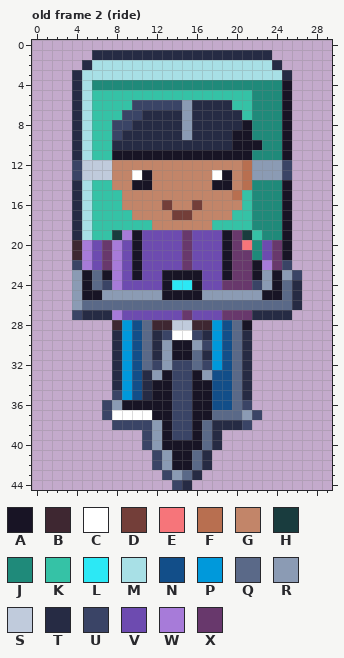
Two versions of one pixel-art file, art/hood-people/delivery-cyclist@62.aseprite. This is how it looked before the edit.
30x45 pixels, 4 frames. Shown: old frame 2 (ride). The commit also changed other frames, which this record leaves out.
Palette (. is transparent): A #181425  B #3e2731  C #ffffff  D #733e39  E #f6757a  F #b86f50  G #c28569  H #193c3e  J #1f8a7a  K #35c2a6  L #2ce8f5  M #a8e0e6  N #124e89  P #0099db  Q #5a6988  R #8b9bb4  S #c0cbdc  T #262b44  U #3a4466  V #6d4bb0  W #a77bd9  X #68386c
Pixels before, old frame 2 (ride), first column x 4:
 1 ..TTTTTTTTTTTTTTTTTT...
 2 .TMMMMMMMMMMMMMMMMMMT..
 3 TMMMMMMMMMMMMMMMMMMMMT.
 4 TMJJJJJJJJJJJJJJJJJJJA.
 5 TMKKKKKKKKKKKKKKKKJJJA.
 6 TMKKKKUUUUURTTTTKKJJJA.
 7 TMKKKUUTTTTRTTTTTKJJJA.
 8 TMKKUUTTTTTRTTTTTAJJJA.
 9 TMKKUTTTTTTRTTTTAAJJJA.
10 TMKKTTTTTTTTTTTTAAAJJA.
11 TMKKAAAAAAAAAAAAAAJJJA.
12 USSSGGGGGGGGGGGGGFRRRU.
13 USSSGGCAGGGGGGCAGFRRRU.
14 TMKKGGAAGGGGGGAAGFJJJA.
15 TMKKKGGGGGGGGGGGFKJJJA.
16 TMKKKGGGGDGGDGGGGKJJJA.
17 TMKKKKGGGGDDGGGGKKJJJA.
18 TMKKKKKKGGGGGGKKKKJJJA.
19 TMKKHWAVVVVXVVVAXHKJJA.
20 BWVXWVAVVVVXVVVAXEJVXA.
21 BWVXWVAVVVVXVVVAXXJVXA.
22 UWVXWVAVVVVXVVVAXXAWXU.
23 RAQAWVAVVAAAAVVAXXARARU
24 RAQUWVVVVALLAVVXXXURAQT
25 RAARRRRRRAAAARRRRRRAAQT
26 RQQQQQQQQQQQQQQQQQQQQQT
27 UTTTWVVVVVVXVVVXXXTTTT.
28 ....BPNQBBSSBBPNQA.....
29 ....TPNQTUCCUTPNQT.....
30 ....TPNQTRAARUPNQT.....
31 ....TPNQTRAAQTPNQT.....
32 ....TPNQURUUQUPNQT.....
33 ....TPNTRAUUARNNQT.....
34 ....TPNTAAUUAANNQT.....
35 ....UPNTAAUUAANNQT.....
36 ...URAAAAAUUAANNQU.....
37 ...UCCCCAAUUAAQQQRU....
38 ....UUUURAUUAQTTTU.....
39 .......URAUUAQT........
40 .......URAAAAQT........
41 ........URAAQT.........
42 ........URAAQT.........
43 .........URQT..........
44 ..........UT...........
Now the later version:
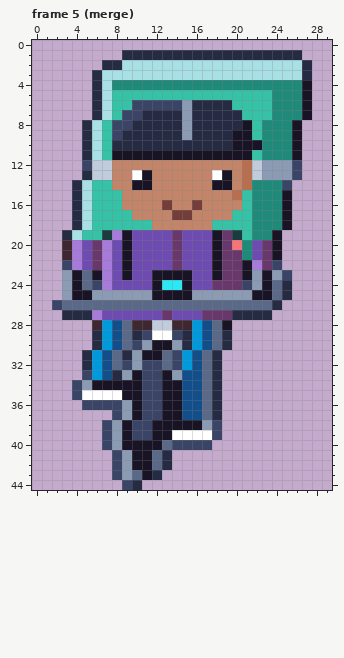
A new or re-ordered frame is compared with the old frame closest to it.
The edit:
frames 4 -> 8
Changed rows in their new state; - is an unchanged pixel.
Frame 5 (merge) is new; against old frame 2 (ride):
first column x 4:
 1 --...---------------TTT-
 2 -..TT---------------MMMT
 3 ..T------------------MMT
 4 ..TM-----------------JJA
 5 ..TM--------------KK-JJA
 6 ..TM--------------KK-JJA
 7 ..TM--------------KK-JJA
 8 .TM---------------K--JA-
 9 .TM---------------K--JA-
10 .TM------------------JA-
11 .TM---------------K--JA-
12 .U----------------S--RU-
13 .T----------------S--RU-
14 ---------------------U--
first column x 2:
19 -TMK-HWAV---XV--AXHKJ-A.-
20 -BWVXWVAV---XV--AXEJVXA.-
21 -BWVXWVAV---XV--AX-JVXA.-
22 -UWVXWVAV---XV--AX-AWXU.-
23 -RAQAWVAV-A---V-AX-ARARU.
24 -RAQUWV---AL-AV-X--URAQT.
25 -RA-R-----A---R-----A-QT.
26 UQQ-------------------T..
27 -TT-WVV----X-V-XX-TT--..-
28 ----BPNQBBSSBBPNQA..-----
29 ----TPNQTUCCUTPNQT..-----
30 ----TPNQURAARTPNQT..-----
31 ---TPNQTRAAQUPNQT...-----
32 ---TPNQURU-Q-PNQT...-----
33 ---UPN-RAUU-RNNQT...-----
34 --URAAAAAUU-ANNQT...-----
35 --UCCCCAAUU-ANNQT...-----
36 ---UU-UR-UU-ANNQT...-----
37 -----.URAUU-ANNQT....----
38 -----URA--A-AA-RU...-----
39 -----URAU-A-CCCCU--------
40 -----URAAAAQUUUU.--------
41 ------URAAQT....---------
42 ------URAAQT....---------
43 ------URQAT....----------
44 -------UT---..-----------
Pixel boxes of the changes (left, top, right, bottom) in both pictures:
changed: (72, 50, 122, 180)
changed: (252, 50, 312, 190)
changed: (52, 230, 302, 490)
